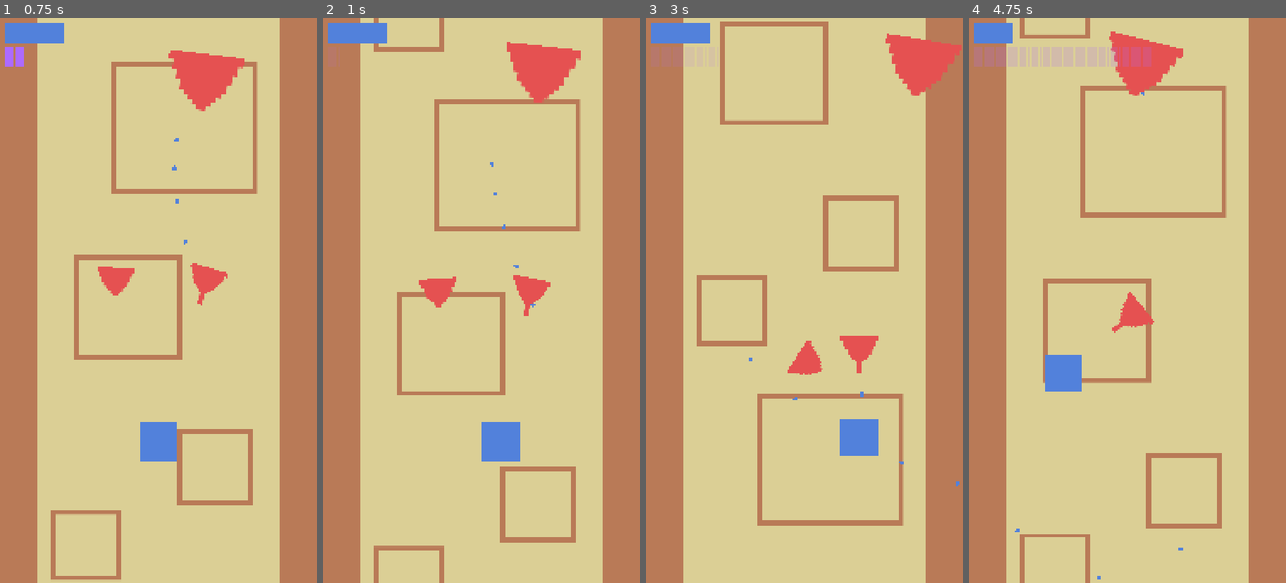
Above: before the commit, frames 1-4 (left to right).
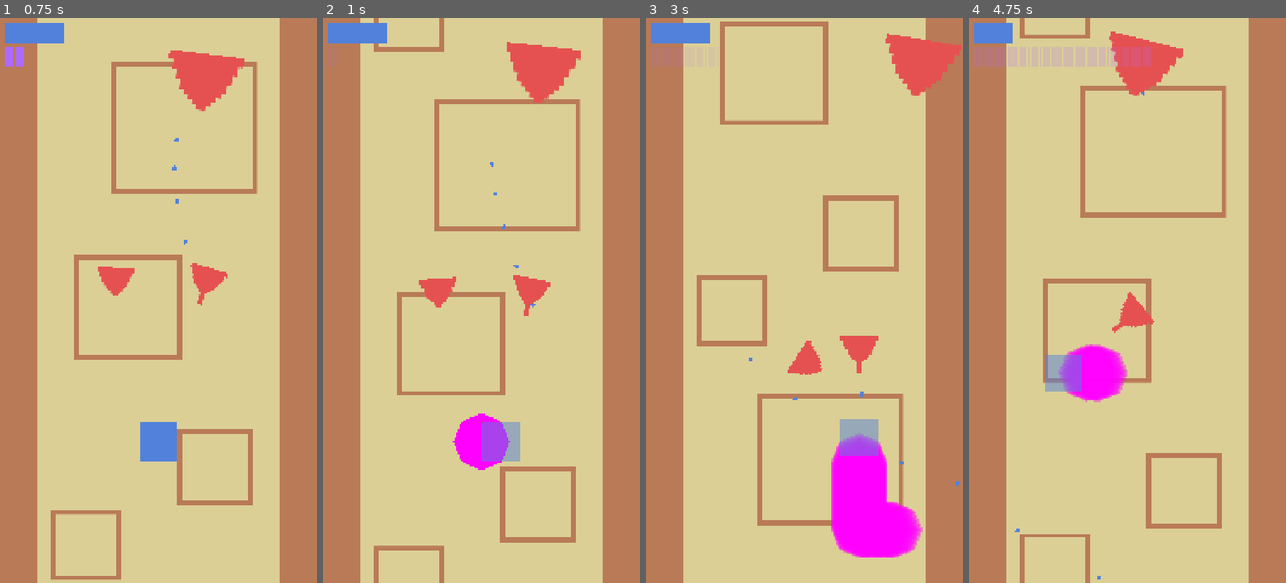
Above: after the commit, the same moments.

Repository: cormacoshaughnessey-maker/PanthersArcade
Game: Godot game, scene res://Scenes/game.tscn
The game is run twice, just before and just after one commit, with the same random seed, the same clock (stepped at 60 frames per second) and the same inputs.
Inputs:
- Up to frame 1 (0.75 s): hold Right (right) from 0.53 s (still down); hold Space (rewind) from 0.53 s (still down)
- Up to frame 2 (1 s): keep holding Right (right); keep holding Space (rewind)
- Up to frame 3 (3 s): release Right (right) at 1.28 s; release Space (rewind) at 1.28 s; hold Down (down) 1.28-2.03 s; tap Space (rewind) at 1.35, 2.85 s; hold Right (right) 2.03-2.78 s; hold Space (rewind) 2.03-2.78 s; hold Up (up) from 2.78 s (still down)
- Up to frame 4 (4.75 s): release Up (up) at 3.53 s; hold Space (rewind) 3.53-4.28 s; hold Left (left) from 3.53 s (still down); tap Space (rewind) at 4.35 s

Frame 1 is identical in both runs. In frame 2, 1.6% of the frame differs, in the area x 40-63%, y 70-80%; in frame 3, 4.8%, in the area x 58-88%, y 71-96%; in frame 4, 2.1%.

Commit message:
Improve Damage Taking
Improved the damage taking; hopefully, now only the Enemy and EnemyProjectile scripts should check if they collide with the player, and then deal damage

Diff:
--- a/panthers-arcade-game/Scenes/enemy.tscn
+++ b/panthers-arcade-game/Scenes/enemy.tscn
@@ -1,17 +1,19 @@
-[gd_scene load_steps=4 format=3 uid="uid://dg4swd5qywkdl"]
+[gd_scene format=3 uid="uid://dg4swd5qywkdl"]
 
 [ext_resource type="Script" uid="uid://cqt6iu2uf63c0" path="res://Scripts/enemy.gd" id="1_hghv2"]
-[ext_resource type="Texture2D" uid="uid://yjhcmpuxu7xe" path="res://Sprites/placeholder_enemymelee.png" id="2_1f0kj"]
+[ext_resource type="Texture2D" uid="uid://yjhcmpuxu7xe" path="res://Assets/placeholder_enemymelee.png" id="2_1f0kj"]
 
 [sub_resource type="RectangleShape2D" id="RectangleShape2D_1f0kj"]
 size = Vector2(108.5, 84.75)
 
-[node name="Enemy" type="Area2D"]
+[node name="Enemy" type="Area2D" unique_id=2108339181]
 script = ExtResource("1_hghv2")
 
-[node name="Sprite2D" type="Sprite2D" parent="."]
+[node name="Sprite2D" type="Sprite2D" parent="." unique_id=1993638899]
 texture = ExtResource("2_1f0kj")
 
-[node name="CollisionShape2D" type="CollisionShape2D" parent="."]
+[node name="CollisionShape2D" type="CollisionShape2D" parent="." unique_id=742584562]
 position = Vector2(1, 21)
 shape = SubResource("RectangleShape2D_1f0kj")
+
+[connection signal="body_entered" from="." to="." method="_on_body_entered"]
--- a/panthers-arcade-game/Scenes/enemy_projectile.tscn
+++ b/panthers-arcade-game/Scenes/enemy_projectile.tscn
@@ -4,7 +4,7 @@
 [ext_resource type="Texture2D" uid="uid://bpfvugo5mdth" path="res://Assets/placeholder_player.png" id="2_sprite"]
 
 [sub_resource type="CircleShape2D" id="CircleShape2D_projectile"]
-radius = 4.0
+radius = 6.0827627
 
 [node name="EnemyProjectile" type="Area2D" unique_id=1675078706]
 collision_layer = 16
--- a/panthers-arcade-game/Scenes/game.tscn
+++ b/panthers-arcade-game/Scenes/game.tscn
@@ -33,7 +33,8 @@
 z_index = 1
 position = Vector2(540, 1440)
 motion_mode = 1
-invincibility_duration = 2.0
+invincibility_duration = 1.0
+rewind_invincibility_duration = 0.5
 max_rewind_length_in_seconds = 1.0
 
 [node name="PlayerAttacks" type="Node" parent="." unique_id=1452552307]
--- a/panthers-arcade-game/Scenes/rewind_attack.tscn
+++ b/panthers-arcade-game/Scenes/rewind_attack.tscn
@@ -13,4 +13,8 @@
 [node name="CollisionShape2D" type="CollisionShape2D" parent="." unique_id=342079411]
 shape = SubResource("CircleShape2D_2e2wj")
 
+[node name="PlaceholderSprite" type="Polygon2D" parent="." unique_id=1407796490]
+color = Color(1, 0, 1, 0.39215687)
+polygon = PackedVector2Array(96, 0, 68, -68, 0, -96, -68, -68, -96, 0, -68, 68, 0, 96, 69, 68)
+
 [connection signal="area_entered" from="." to="." method="_on_area_entered"]
--- a/panthers-arcade-game/Scripts/enemy.gd
+++ b/panthers-arcade-game/Scripts/enemy.gd
@@ -101,11 +101,13 @@
 
 # when enemy touches player directly
 func _on_body_entered(body: Node2D) -> void:
-	if body.is_in_group("player") and can_deal_contact_damage:
+	if body.is_in_group("player") and body is Player:
 		# damage the player on contact
 		if body.has_method("take_damage"):
 			body.take_damage(damage)
+		if body.has_method("lose_life"):
+			body.lose_life()
 		# brief cooldown so we don't spam damage while overlapping
-		can_deal_contact_damage = false
-		await get_tree().create_timer(contact_damage_cooldown).timeout
-		can_deal_contact_damage = true
+		#can_deal_contact_damage = false
+		#await get_tree().create_timer(contact_damage_cooldown).timeout
+		#can_deal_contact_damage = true
--- a/panthers-arcade-game/Scripts/enemy_projectile.gd
+++ b/panthers-arcade-game/Scripts/enemy_projectile.gd
@@ -50,12 +50,13 @@
 # when projectile hits something
 func _on_area_entered(area: Area2D) -> void:
 	# if enemy hits a player attack, destroy the projectile
-	if area.is_in_group("player_attack"):
-		queue_free()
+	#if area.is_in_group("player_attack"):
+		#queue_free()
+	pass
 
 
 # when projectile hits the player
 func _on_body_entered(body: Node2D) -> void:
-	if body.has_method("lose_life"):
+	if body.has_method("lose_life") and body is Player:
 		body.lose_life()
 		queue_free()  # destroy projectile after hitting
--- a/panthers-arcade-game/Scripts/game.gd
+++ b/panthers-arcade-game/Scripts/game.gd
@@ -19,19 +19,19 @@
 
 
  # INFO: functions for taking damage with collision
-func _on_mini_boss_body_entered(body: Node2D) -> void:
-	if body.has_method("lose_life"):
-		body.lose_life()
-
-
-func _on_melee_enemy_body_entered(body: Node2D) -> void:
-	if body.has_method("lose_life"):
-		body.lose_life()
-
-
-func _on_ranged_enemy_body_entered(body: Node2D) -> void:
-	if body.has_method("lose_life"):
-		body.lose_life()
+#func _on_mini_boss_body_entered(body: Node2D) -> void:
+	#if body.has_method("lose_life") and body is Player:
+		#body.lose_life()
+#
+#
+#func _on_melee_enemy_body_entered(body: Node2D) -> void:
+	#if body.has_method("lose_life") and body is Player:
+		#body.lose_life()
+#
+#
+#func _on_ranged_enemy_body_entered(body: Node2D) -> void:
+	#if body.has_method("lose_life") and body is Player:
+		#body.lose_life()
 
 
 func game_over() -> void:
--- a/panthers-arcade-game/Scripts/player.gd
+++ b/panthers-arcade-game/Scripts/player.gd
@@ -4,6 +4,7 @@
 @export var max_health := 100.0
 @export var max_lives := 3
 @export var invincibility_duration := 1.5  # seconds of i-frames after getting hit
+@export var rewind_invincibility_duration := 1.0 # seconds of i-frames after finishing a rewind
 
 # signals for the UI to hook into
 #signal lives_changed(current_lives: int)
@@ -38,7 +39,6 @@
 	add_to_group("player")
 	# calculate max rewind length based on physics ticks
 	max_rewind_length = max_rewind_length_in_seconds * Engine.physics_ticks_per_second * rewind_speed
-	invincibility_cooldown_timer.wait_time = invincibility_duration
 
 
  # INFO: Function run every frame/tick
@@ -81,7 +81,7 @@
 func rewind() -> void:
 	if not rewind_on_cooldown:
 		if rewind_data_length() > 0:
-			hitbox.disabled = true
+			#hitbox.disabled = true
 			rewinding = true
 			global_position = rewind_data["position"].pop_back()
 			attack_positions.append(global_position)
@@ -125,8 +125,7 @@
 		rewind_cooldown_timer.start()
 		get_tree().call_group("player_projections", "queue_free")
 		rewind_attacks()
-		await get_tree().create_timer(0.5).timeout
-		hitbox.disabled = false
+		start_invincibility(true)
 
 
  # INFO: End of the cooldown on rewinding, sets rewind_on_cooldown to false
@@ -137,9 +136,9 @@
 
 #region Health/Damage Functions
  # INFO: Player loses a life
-func lose_life() -> void:
+func lose_life(damage := 1) -> void:
 	if not rewinding and not is_invincible:
-		game_node.lives -= 1
+		game_node.lives -= damage
 		if game_node.lives <= 0:
 			# game over man, game over
 			player_died.emit()
@@ -152,15 +151,20 @@
 
 
  # INFO: Make player invincible for a bit after getting hit
-func start_invincibility() -> void:
+func start_invincibility(rewind_iframes := false) -> void:
 	is_invincible = true
 	# TODO: make sprite flash or something to show i-frames
-	invincibility_cooldown_timer.start()
+	modulate = Color(1.0, 1.0, 1.0, 0.5)
+	if not rewind_iframes:
+		invincibility_cooldown_timer.start(invincibility_duration)
+	else:
+		invincibility_cooldown_timer.start(rewind_invincibility_duration)
 
 
  # INFO: Ending of invincibility timers
 func _on_invincibility_cooldown_timer_timeout() -> void:
 	is_invincible = false
+	modulate = Color(1.0, 1.0, 1.0, 1)
 #endregion
 
 
